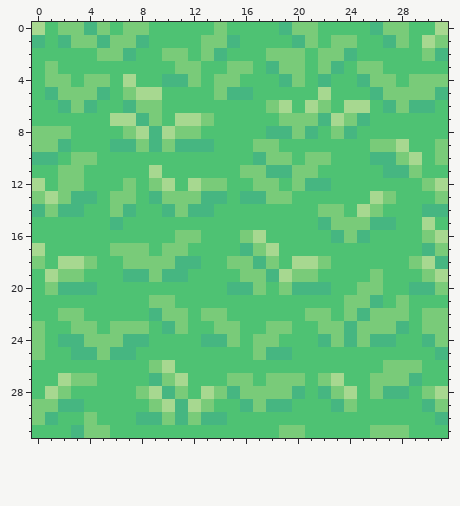
Two states of a pixel-art sprite, background/images/bg_grass.png. The picture above is the old version.
The file is 32x32 pixels.
The result:
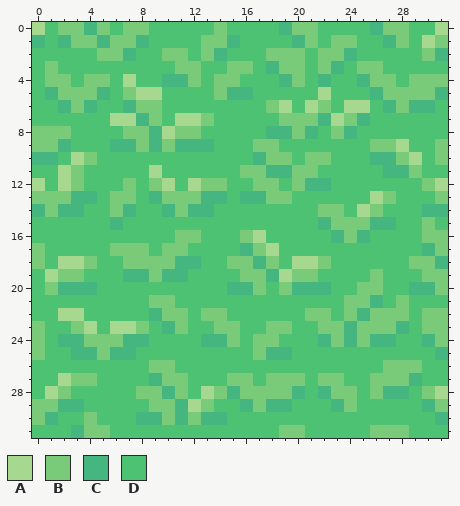
Palette (. is transparent): A #a7d890  B #79cb79  C #46b681  D #4ec273
What changed:
@@ x 0..31 @@
  7 DDDDDDAACBDAABDDDDDBBBCABCDDDDDD
- 8 BBBDDDDBACABBDDDDDCCBCDBCDDDDDDD
+ 8 BBBDDDDBBCABBDDDDDCCBCDBCDDDDDDD
  9 BBCDDDCCBCBCCCDDDBBDDDDDDDBBADDB
-10 CCDBBDDDDDDDDDDDDCBBDBBDDDCCBADB
-11 DDBBDDDDDADDDDDDBBCCBBDDDDDCCBDD
-12 ADBBDDDBDBADABBDDBBDBCCDDDDDDDBA
-13 BABCCDBBDCBBBCCDCCBBDDDDDDABDDDB
+10 CCDABDDDDDDDDDDDDCBBDBBDDDCCBADB
+11 DDABDDDDDADDDDDDBBCCBBDDDDDCCBDD
+12 ADABDDDBDBADABBDDBBDBCCDDDDDDDBA
+13 BBBCCDBBDCBBBCCDCCBBDDDDDDABDDDB
 14 CBCCDDBCDDCBCCDDDDDDDDBBDABDDDCC
-15 DDDDDDCDDDDDDDDDDDDDDDCBBBCCDDAD
-16 DDDDDDDDDDDBBDDDBADDDDDCBCDDDDBA
-17 ADDDDDBBBDBBDDDDCBADDDDDDDDDDDCB
-18 BDAABDDBBBBCCDDBBCBDAABDDDDDDBAC
-19 DABBDDDCCBCCDDDDBBCABBDDDDBDDDBA
+15 DDDDDDCDDDDDDDDDDDDDDDCBBBCCDDBD
+16 DDDDDDDDDDDBBDDDBADDDDDCBCDDDDBB
+17 BDDDDDBBBDBBDDDDCBADDDDDDDDDDDCB
+18 BDAABDDBBBBCCDDBBCBDAABDDDDDDBBC
+19 DABBDDDCCBCCDDDDBBCABBDDDDBDDDBB
 20 DBCCCDDDDDDDDDDCCBDBCCCDDBBDDCCB
 21 DDDDDDDDDBBDDDDDDDDDDDDDBBCDBDDD
-22 DDBBDDDDDCBBDBBDDDDDDBBDBCBBBDBB
-23 BDDBBDBBBDCBDDBBDDBBDDBBCBBBCDBB
+22 DDAADDDDDCBBDBBDDDDDDBBDBCBBBDBB
+23 BDDBADAABDCBDDBBDDBBDDBBCBBBCDBB
 24 BDCCBBBCCDDDDCCBDBBDDDCBCBCCDDCB
 25 BDDCCBCCDDDDDDDDDBCCDDDDDDDDDDDC
-26 DDDDDDDDDBADDDDDDDDDDDDDDDDBBBDD
-27 DDABBDDDDCBADDDBBDBBBDBADDBBBCDD
-28 DABDDDDDBACBDABCBBBBCDCBADBCCDBA
-29 BBCCDDDDDBACABDDCBCCDDDCBDDDDDCB
+26 DDDDDDDDDBBDDDDDDDDDDDDDDDDBBBDD
+27 DDABBDDDDCBBDDDBBDBBBDBBDDBBBCDD
+28 DABDDDDDBBCBDABCBBBBCDCBBDBCCDBA
+29 BBCCDDDDDBBCABDDCBCCDDDCBDDDDDCB
 30 BCDDBDDDCCBCBCCDDDDDDDDDDDDDDDDC
Changed places in both pictures, as pixel boxes (x1, y1, x2, y2):
changed: (32, 126, 149, 256)
changed: (422, 217, 448, 282)
changed: (58, 308, 188, 412)
changed: (331, 373, 357, 399)
